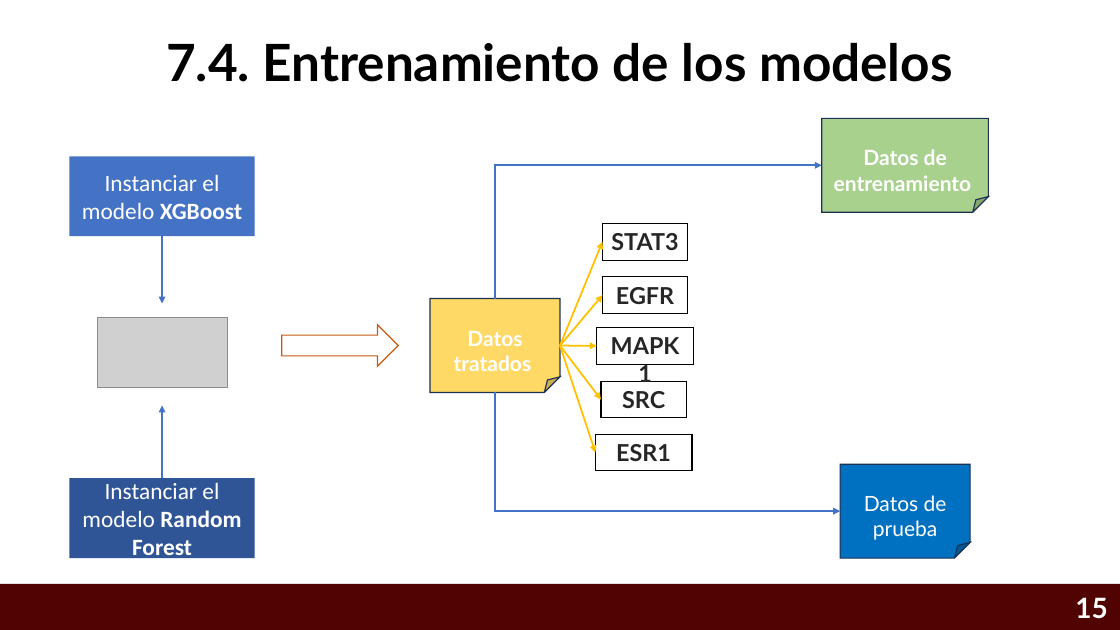
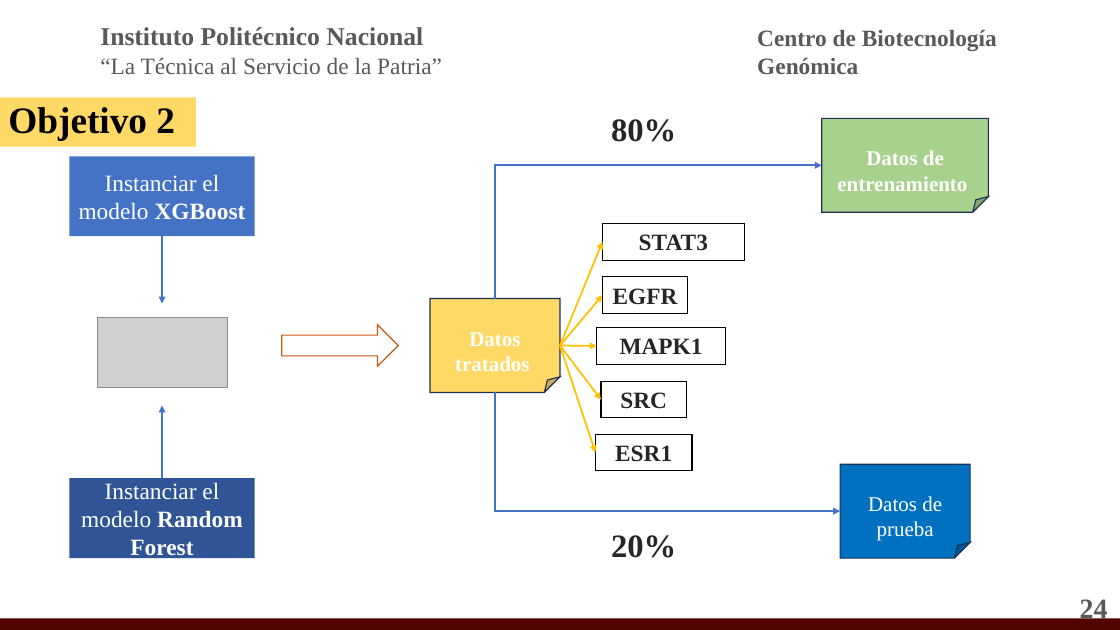
Before and after one commit to Eliud7720/Alzheimer---Anteproyecto, a slide deck: slide 24 of CRIBADO VIRTUAL INTELIGENTE PARA IDENTIFICAR INHIBIDORES MULTI-BLANCO ENFOCADOS AL TRATAMIENTO DE LA .pptx (slide 15 before the commit). Drawn at 1120x630 pixels with LibreOffice and Linux fonts; fonts in the diff are those of the drawing; grey boxes stand for pictures; background and template pictures are left out. Boxes give left, top, right and bottom in pixels: in the first picture for what was removed or moved away, otherwise in the second. Text is boxed around its words. In the diff, an @@ line names an element or a change of style, - is before the commit and + after.

```diff
--- a/CRIBADO VIRTUAL INTELIGENTE PARA IDENTIFICAR INHIBIDORES MULTI-BLANCO ENFOCADOS AL TRATAMIENTO DE LA .pptx
+++ b/CRIBADO VIRTUAL INTELIGENTE PARA IDENTIFICAR INHIBIDORES MULTI-BLANCO ENFOCADOS AL TRATAMIENTO DE LA .pptx
@@ text added at [100, 27, 442, 74], 20 pt, text #595959 @@
+Instituto Politécnico Nacional
+“La Técnica al Servicio de la Patria”
@@ title removed at [166, 43, 953, 82] @@
-7.4. Entrenamiento de los modelos
@@ text added at [757, 30, 997, 74], 20 pt, text #595959, bold @@
+Centro de Biotecnología Genómica
@@ rectangle added at [0, 97, 196, 147], fill #FFD966, 32 pt, text #000000, bold @@
+Objetivo 2
@@ text added at [611, 119, 676, 142], 28 pt, text #262626, bold @@
+80%
@@ rectangle "Instanciar el modelo XGBoost" at [70, 156, 255, 236]: font Calibri to Times New Roman @@
@@ font Lato to Times New Roman in 8 elements at [430, 298, 560, 392], [822, 118, 988, 213], [840, 465, 970, 559], [602, 277, 688, 314], [602, 381, 687, 418], [596, 434, 692, 471], [597, 328, 725, 365], [602, 223, 744, 260] @@
@@ rectangle "STAT3": place and size @@
-rectangle "STAT3" at [602, 223, 688, 260]
+rectangle "STAT3" at [602, 223, 744, 260]
@@ rectangle "MAPK1": place and size @@
-rectangle "MAPK1" at [597, 328, 693, 365]
+rectangle "MAPK1" at [597, 328, 725, 365]
@@ rectangle "Instanciar el modelo Random Forest" at [70, 478, 255, 558]: font Calibri to Times New Roman @@
@@ text added at [611, 535, 676, 558], 28 pt, text #262626, bold @@
+20%
@@ page number at [1080, 596, 1108, 623]: text changed; font Lato to Times New Roman; text colour #FFFFFF to #595959 @@
-15
+24
@@ rectangle: place and size @@
-rectangle at [0, 584, 1120, 630]
+rectangle at [0, 618, 1120, 630]
```
Also in this commit, not shown: 19 other slides changed, 13 slides added, 2 slides removed, 2 other files.
